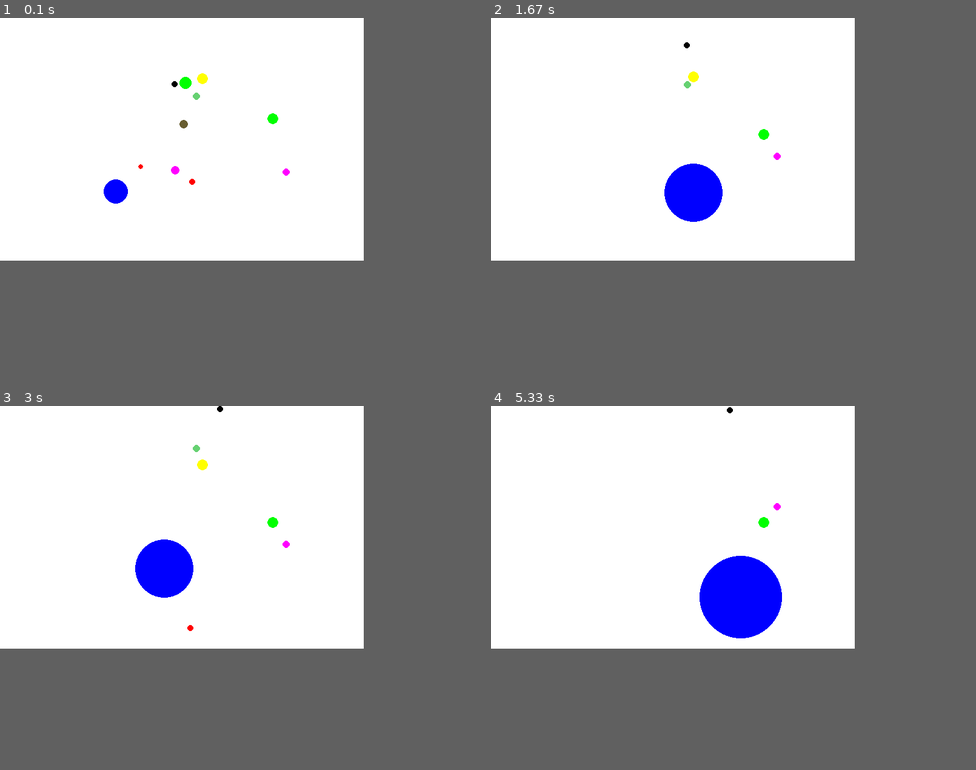
Above: before the commit, frames 1-4 (two rows, left to right).
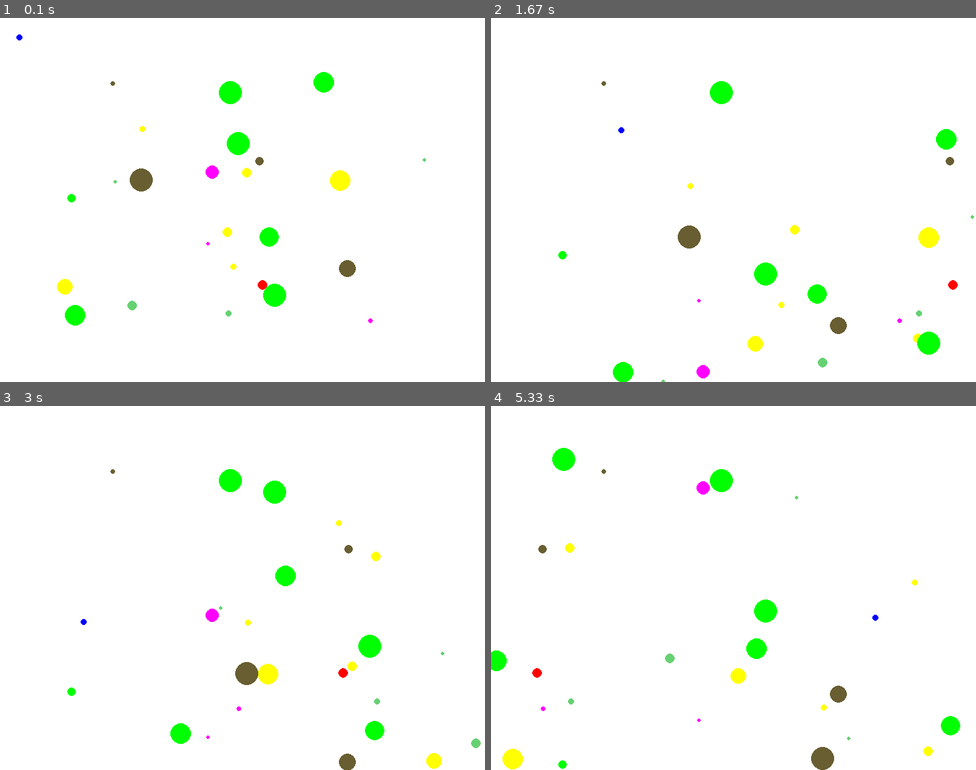
Above: after the commit, the same moments.

Repository: ORFMark/CS118
Game: pygame game, started from InClassPY/IntroToPygame/agrio_clone.py
Two runs of this game, one before a commit and one after it. Both use one fixed random seed, a clock stepped at 60 frames per second and the inputs below.
Inputs (mouse positions are in pixels of both pictures, inside the frame that each line leads up to):
- Up to frame 1 (0.1 s): no input
- Up to frame 2 (1.67 s): click (733, 200) at 0.38 s; click (782, 280) at 0.72 s; click (791, 232) at 1.05 s; click (617, 127) at 1.38 s
- Up to frame 3 (3 s): click (242, 631) at 1.72 s; click (164, 467) at 2.05 s; click (58, 507) at 2.38 s; click (87, 624) at 2.72 s
- Up to frame 4 (5.33 s): click (592, 518) at 3.05 s; click (617, 653) at 3.38 s; click (908, 671) at 3.72 s; click (835, 540) at 4.05 s; click (583, 609) at 4.38 s; click (883, 675) at 4.72 s; click (874, 617) at 5.05 s
In our replay, the window is 600x400 before the commit and 800x600 after it. These sizes can differ from the game's own. Grey fills any space a smaller window leaves; there, only what the larger window draws over its background counts as a difference.

The runs differ from the first frame. In frame 1, 2.8% of the frame differs, in the area x 3-88%, y 4-85%; in frame 2, 3.9%; in frame 3, 3.9%; in frame 4, 5.1%, in the area x 0-97%, y 0-100%.

Commit message:
updates to agrio

Diff:
--- a/InClassPY/IntroToPygame/agrio_clone.py
+++ b/InClassPY/IntroToPygame/agrio_clone.py
@@ -12,24 +12,43 @@
 lgreen=[102,209,114]
 brown=[104,94,49]
 colorList=[black,red,green,yellow,purple,lgreen,brown]
-size=[600,400]
+size=[800,600]
 pi=math.pi
 screen=pygame.display.set_mode(size)
 screen.fill(blue)
 pygame.display.set_caption("Agrio Clone")
 clock=pygame.time.Clock()
-playerInfo=[200,300,20,blue] ##x,y,size,color
+playerInfo=[50,50,5,blue] ##x,y,size,color
 pvector=[0,0] #x,y
 eInfo=[]
 eVec=[]
-for i in range(0,10):
-    eInfo.append([random.randint(100,500),random.randint(100,300),random.randint(3,10),colorList[random.randint(0,len(colorList)-1)],0])
-    eVec.append([random.randint(-5,5),random.randint(-15,15)])
+for i in range(0,25):
+    size=random.randint(3,20)
+    eInfo.append([random.randint(100,700),random.randint(100,500),size,colorList[random.randint(0,len(colorList)-1)],0])
+    eVec.append([int((eInfo[1-1][2]*random.randint(-1,1)%20))/2,int((eInfo[1-1][2]*random.randint(-1,1)%20)/2)])
+
+    if eVec[i-1][0]==0:
+        eVec[i-1][0]=15%eInfo[1-1][2]*random.randint(-1,1)
+        if eVec[i-1][1]==0:
+            eVec[i-1][1]=15%eInfo[1-1][2]*random.randint(-1,1)
+    if eVec[i-1][1]==0:
+        eVec[i-1][1]=15%eInfo[1-1][2]*random.randint(-1,1)
+        if eVec[i-1][0]==0:
+            eVec[i-1][0]=15%eInfo[1-1][2]*random.randint(-1,1)
 def playerDraw(player,direc):
     pygame.draw.circle(screen,player[3],[player[0],player[1]],player[2])
-    player[0]=player[0]+int(direc[0]/player[2])
-    player[1]=player[1]+int(direc[1]/player[2])
+    player[0]=player[0]+int(direc[0]/(player[2]/2))
+    player[1]=player[1]+int(direc[1]/(player[2]/2))
+def enemyDraw(player,direc):
+    pygame.draw.circle(screen,player[3],[player[0],player[1]],player[2])
+    player[0]=player[0]+int(direc[0])
+    player[1]=player[1]+int(direc[1])
+def colliosionCheck(enemy,player):
+    d=math.sqrt(abs((player[0]-enemy[0])**2+(player[1]-enemy[1])**2))
+    r=(enemy[2])+(player[2])
+    return d<=r
 done=False
+pygame.display.flip()
 while done==False:
     clock.tick(30)
     screen.fill(white)
@@ -37,17 +56,26 @@
     pvector[0]=pos[0]-playerInfo[0]
     pvector[1]=pos[1]-playerInfo[1]
     for i in range(0,len(eInfo)):
-        playerDraw(eInfo[i],eVec[i])
-        if eInfo[i][0]>600 or eInfo[i][0]<0:
+        enemyDraw(eInfo[i],eVec[i])
+        if eInfo[i][0]>800 or eInfo[i][0]<0:
             eVec[i][0]=-1*eVec[i][0]
-        if eInfo[i][1]>400 or eInfo[i][1]<0:
+        if eInfo[i][1]>600 or eInfo[i][1]<0:
             eVec[i][1]=-1*eVec[i][1]
-        if eInfo[i][0]-(playerInfo[0]-playerInfo[2])<eInfo[i][2] and eInfo[i][0]-(playerInfo[0]+playerInfo[2])<eInfo[i][2] and eInfo[i][1]-(playerInfo[1]-playerInfo[2])<eInfo[i][2] and eInfo[i][1]-(playerInfo[1]+playerInfo[2])<eInfo[i][2]:
-            playerInfo[2]=playerInfo[2]+eInfo[i][2]
-            eInfo.pop(i)
-            break
+        if colliosionCheck(eInfo[i],playerInfo)==True:
+            print("You Hit something!")
+            if playerInfo[2]>eInfo[i][2]:
+                playerInfo[2]=playerInfo[2]+eInfo[i][2]
+                eInfo.pop(i)
+                eVec.pop(i)
+                break
+            else:
+                pygame.quit()
+                print("you died")
+                done=True
+                break
     playerDraw(playerInfo,pvector)
-    pygame.display.flip()
+
+    pygame.display.update()
     for event in pygame.event.get(): ##checks the giant list of events
         if event.type==pygame.QUIT: ##handles quit event
             done=True
